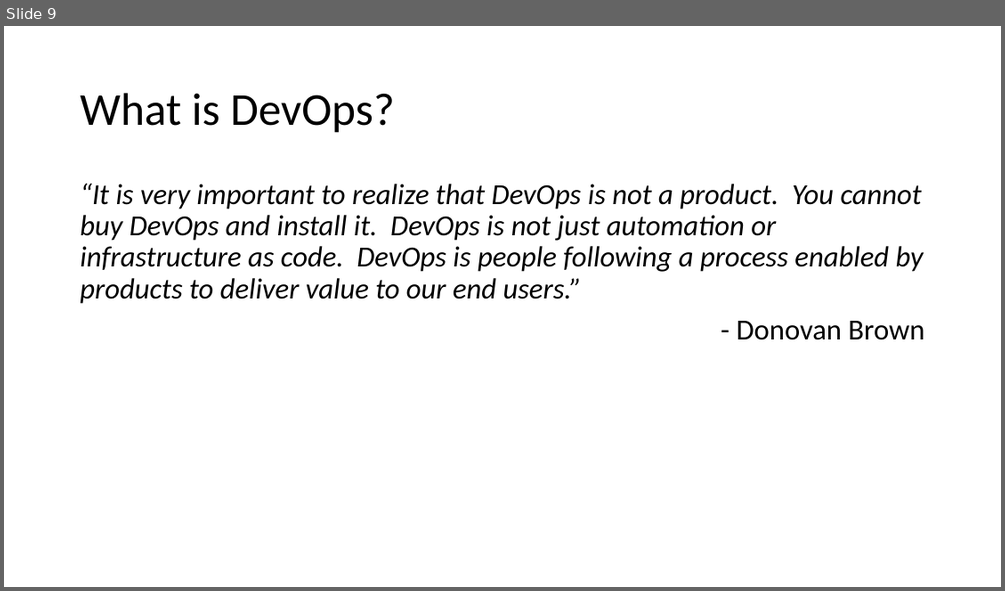
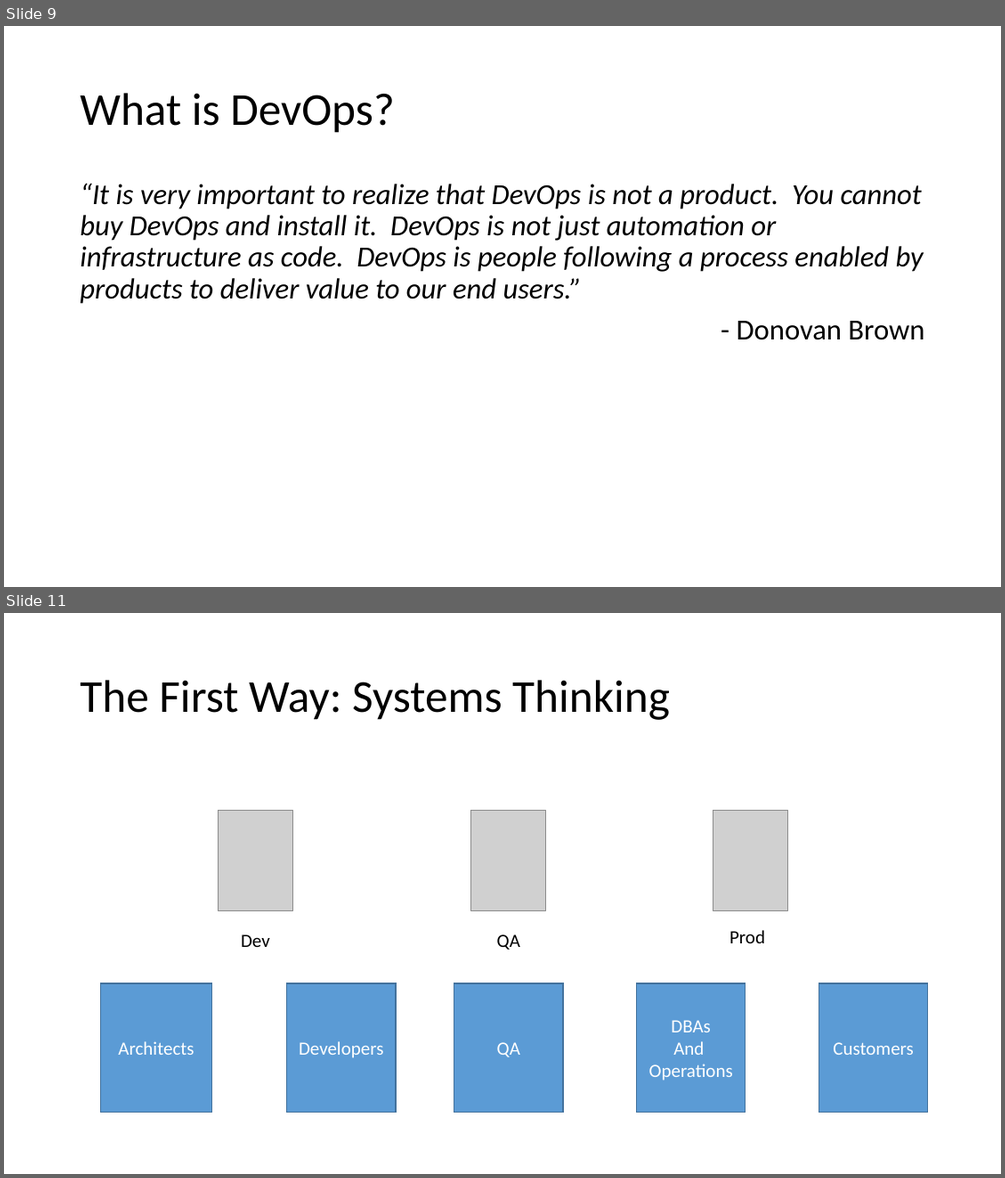
Before and after one commit to way0utwest/DatabaseDevOpsMS, a slide deck: Section 1- Intro to DevOps/1.1IntroDatabaseDevOps.pptx. Shown one above the other, each under a label of ours: slide 9 before the commit, slides 9 and 11 after it; the slides between them are not shown. The pictures are 1005x591 and 1005x1178 pixels, drawn with LibreOffice and Linux fonts; fonts in the diff are those of the drawing; grey boxes stand for pictures. Boxes give left, top, right and bottom in pixels: in the first picture for what was removed or moved away, otherwise in the second. Text is boxed around its words. In the diff, an @@ line names an element or a change of style, - is before the commit and + after.

```diff
--- a/Section 1- Intro to DevOps/1.1IntroDatabaseDevOps.pptx
+++ b/Section 1- Intro to DevOps/1.1IntroDatabaseDevOps.pptx
@@ slide 11 added at (4,613,1001,1174), background #FFFFFF @@
@@ title added at (80,680,670,720), 44 pt, text #000000 @@
+The First Way: Systems Thinking
@@ picture added at (218,810,292,910) @@
@@ picture added at (471,810,546,910) @@
@@ picture added at (713,810,788,910) @@
@@ text added at (729,930,765,943), 18 pt, text #000000 @@
+Prod
@@ text added at (241,934,270,947), 18 pt, text #000000 @@
+Dev
@@ text added at (497,934,520,949), 18 pt, text #000000 @@
+QA
@@ rectangle added at (100,983,211,1111), fill #5B9BD5, outline #43739E 1 pt, 18 pt, text #FFFFFF @@
+Architects
@@ rectangle added at (287,983,396,1111), fill #5B9BD5, outline #43739E 1 pt, 18 pt, text #FFFFFF @@
+Developers
@@ rectangle added at (454,983,563,1111), fill #5B9BD5, outline #43739E 1 pt, 18 pt, text #FFFFFF @@
+QA
@@ rectangle added at (637,983,745,1111), fill #5B9BD5, outline #43739E 1 pt, 18 pt, text #FFFFFF @@
+DBAs
+And
+Operations
@@ rectangle added at (819,983,928,1111), fill #5B9BD5, outline #43739E 1 pt, 18 pt, text #FFFFFF @@
+Customers
```
Also in this commit, not shown: 5 slides changed, 2 other slides added, 3 slides removed, 6 other files.
